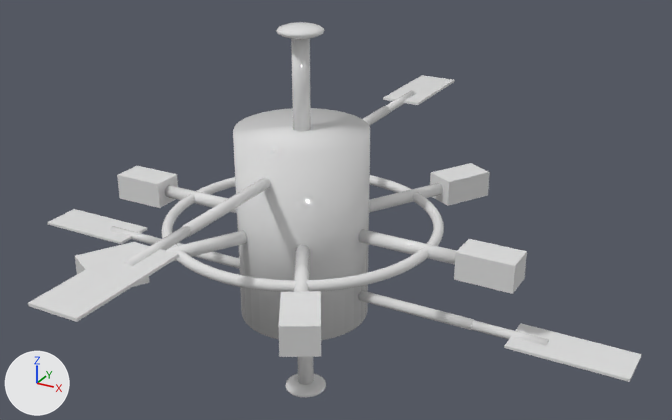
Renders of the glTF model assets/models/station.glb from each side of a commit.
One viewpoint serves both versions: a 50 mm lens placed at (6.67, -11.1, 5.87), pointed at (0.4, 0.31, 0.17). The axes (+X, +Y, +Z) are drawn at lower left. The lights are the same throughout. The older version comes first. Where no turn or scale is listed for an object, it has been applied to the vertices.

In view in the first picture: 'comms_dishes', 'comms_towers', 'core_main', 'core_ring', 'dock_struts', 'docks', 'solar_arms', 'solar_booms', 'solar_panels'.
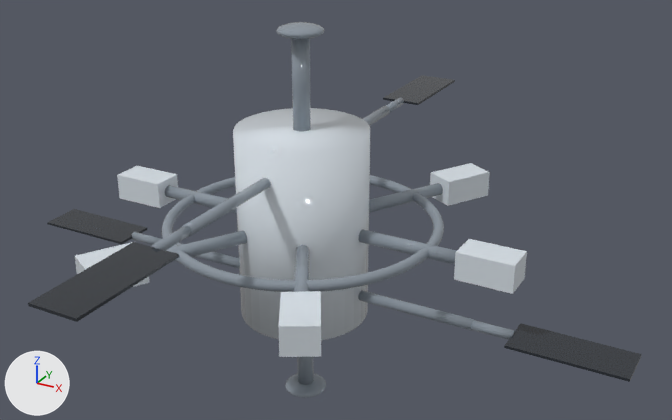
Edits to the bpy script that builds the scene:
```text
Change mat_tower_mat:
    mat_tower_mat.base_color: (0.753, 0.753, 0.753) -> (0.254, 0.296, 0.342)  # light grey #e1e1e1 -> grey #8a949e
Change mat_strut_mat:
    mat_strut_mat.base_color: (0.753, 0.753, 0.753) -> (0.254, 0.296, 0.342)  # light grey #e1e1e1 -> grey #8a949e
Change mat_panel_mat:
    mat_panel_mat.base_color: (0.753, 0.753, 0.753) -> (0.0232, 0.0284, 0.0369)  # light grey #e1e1e1 -> dark grey #2a2f36
Add mat_arm_mat:
    mat_arm_mat = principled_material('arm_mat')
    mat_arm_mat.base_color = (0.254, 0.296, 0.342)  # grey #8a949e
    mat_arm_mat.roughness = 0.0
Change me_cylinder_001:
    used by ob_solar_arms; parent = ob_station_root; location = (0.0, 0.0, 0.0)
    remove me_cylinder_001.from_pydata(...)  # 256 vertices, 496 faces; spans x -3.9..3.9, y -3.9..3.9, z -1.07..1.07
    remove me_cylinder_001.materials.append(mat_strut_mat)  # light grey #e1e1e1
    add me_cylinder_001.from_pydata(...)  # 256 vertices, 496 faces; spans x -3.67..3.67, y -3.41..3.41, z -1.07..1.07
    edits to the shape of me_cylinder_001 do not show in these pictures
    add me_cylinder_001.materials.append(mat_arm_mat)  # grey #8a949e
Change ob_solar_arms:
    ob_solar_arms.scale: (1.0, 1.0, 1.0) -> (0.93, 1.0, 1.0)
```

Boxes [x1, y1, x2, y2] around the edits, measured in the pictures (672 x 420 px):
'solar_panels', recoloured: [28, 75, 642, 382] in both
'core_ring', recoloured: [161, 175, 444, 292] in both
'dock_struts', recoloured: [165, 183, 457, 292] in both
'solar_booms', recoloured: [177, 106, 474, 330] in both
'comms_towers', recoloured (light grey to grey): [291, 38, 314, 385] in both
'solar_arms', recoloured, rescaled (13% narrower): before [110, 91, 549, 345]; after [132, 97, 515, 340]
'comms_dishes', recoloured: [276, 22, 326, 397] in both
